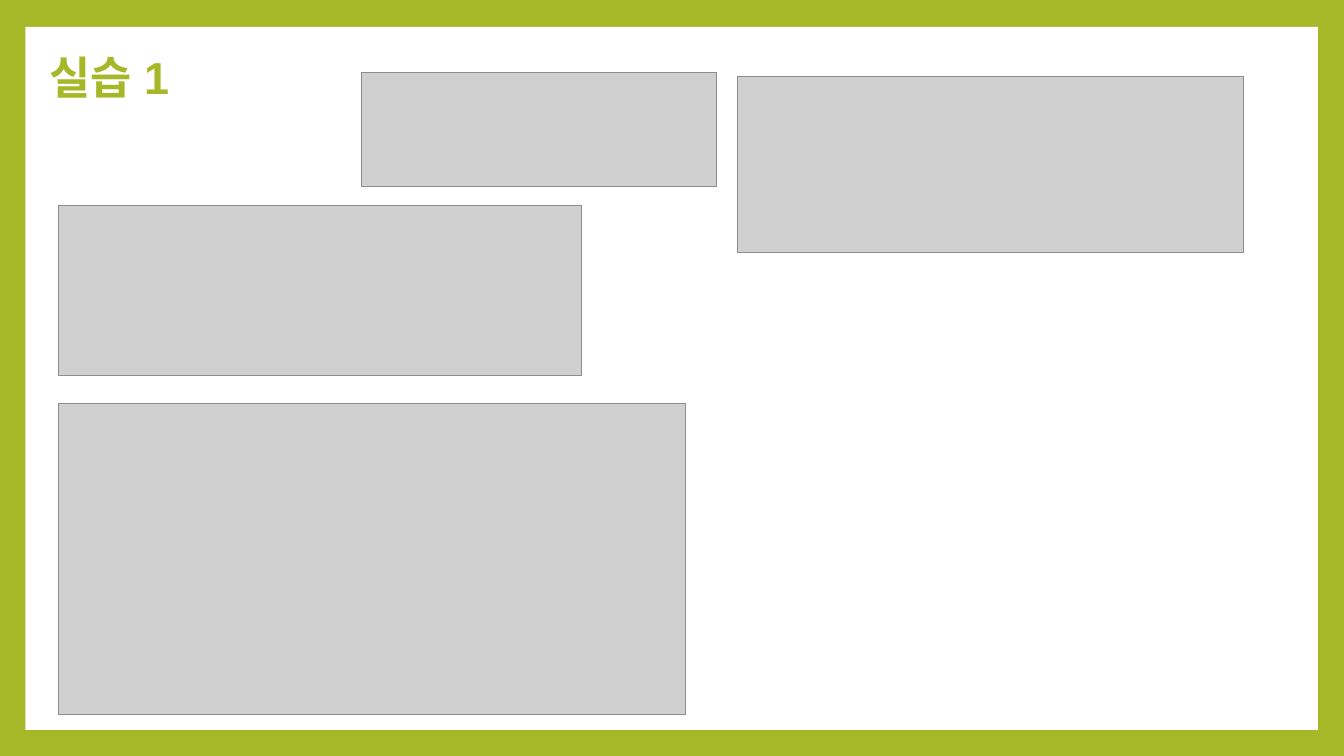
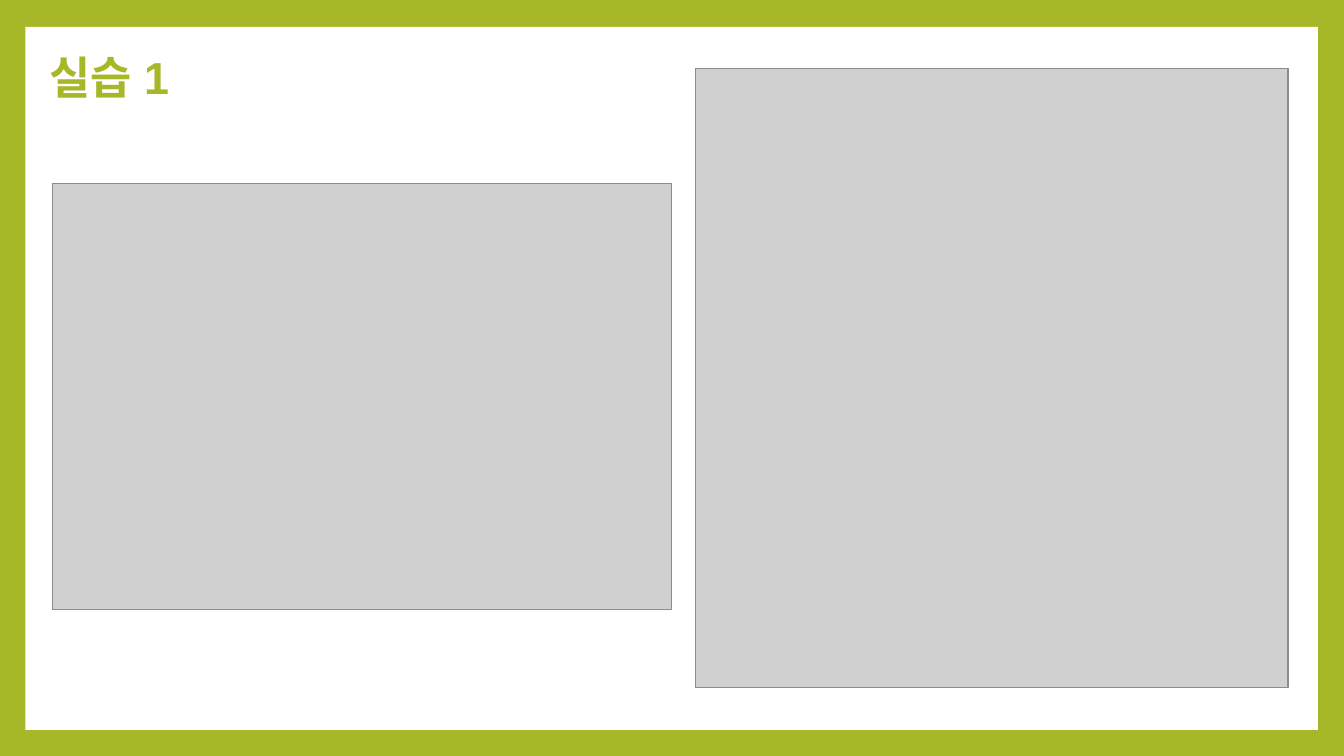
Before and after one commit to EunbInn/WEB, a slide deck: slide 2 of lecture04/웹 기초 4강.pptx. Drawn at 1344x756 pixels with LibreOffice and Linux fonts; fonts in the diff are those of the drawing; grey boxes stand for pictures. Boxes give left, top, right and bottom in pixels: in the first picture for what was removed or moved away, otherwise in the second. Text is boxed around its words. In the diff, an @@ line names an element or a change of style, - is before the commit and + after.

```diff
--- a/lecture04/웹 기초 4강.pptx
+++ b/lecture04/웹 기초 4강.pptx
@@ picture removed at box(362, 73, 718, 188) @@
@@ picture added at box(696, 69, 1288, 688) @@
@@ picture removed at box(738, 76, 1244, 252) @@
@@ picture added at box(52, 184, 673, 610) @@
@@ picture removed at box(58, 206, 582, 376) @@
@@ picture removed at box(58, 404, 686, 715) @@
```
Also in this commit, not shown: 1 other slide changed, 8 slides added, 2 slides removed, 14 other files.
